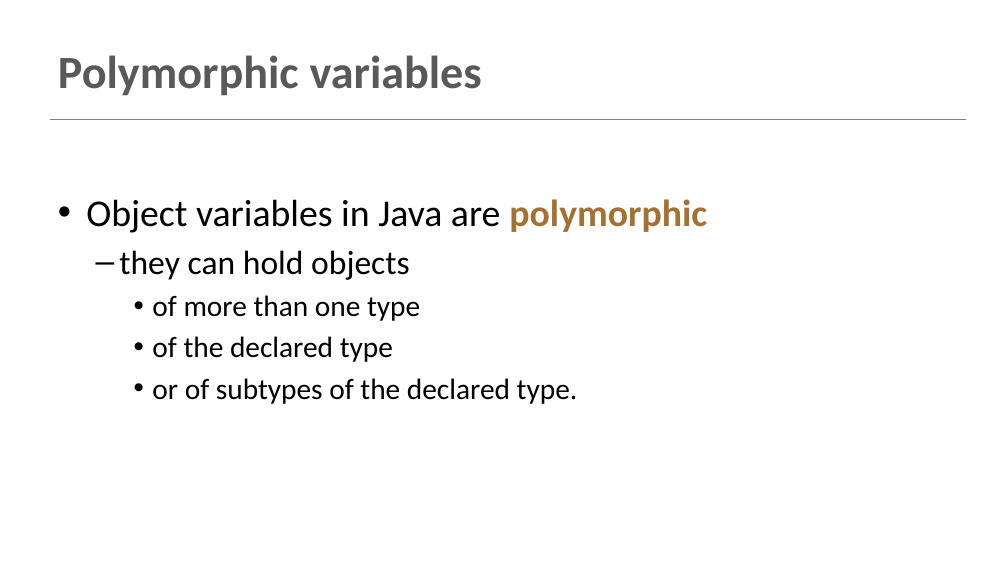
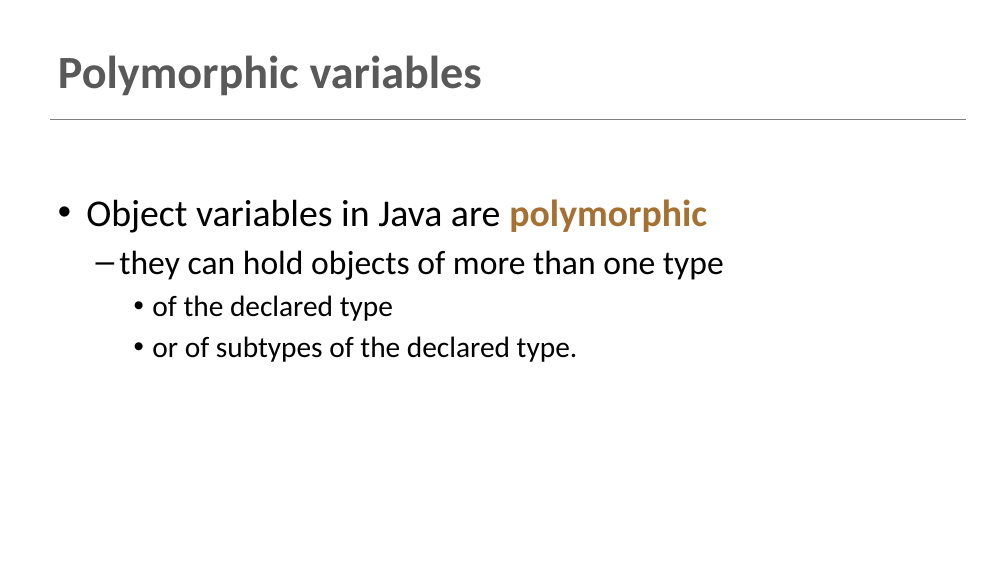
Before and after one commit to Programming-Fundamentals-SETU/prog-fund-2-jan-26, a slide deck: slide 14 of topic08-inheritance/unit-08a-lectures/talk-4-subtyping-substitution/a-subtyping-substitution.pptx. Drawn at 1008x567 pixels with LibreOffice and Linux fonts; fonts in the diff are those of the drawing. Boxes give left, top, right and bottom in pixels: in the first picture for what was removed or moved away, otherwise in the second. Text is boxed around its words. In the diff, an @@ line names an element or a change of style, - is before the commit and + after.

```diff
--- a/topic08-inheritance/unit-08a-lectures/talk-4-subtyping-substitution/a-subtyping-substitution.pptx
+++ b/topic08-inheritance/unit-08a-lectures/talk-4-subtyping-substitution/a-subtyping-substitution.pptx
@@ text at box(119, 250, 724, 280): text changed @@
-  – they can hold objects
-    • of more than one type
+  – they can hold objects of more than one type
```
Also in this commit, not shown: 4 other slides changed, 7 other files.
